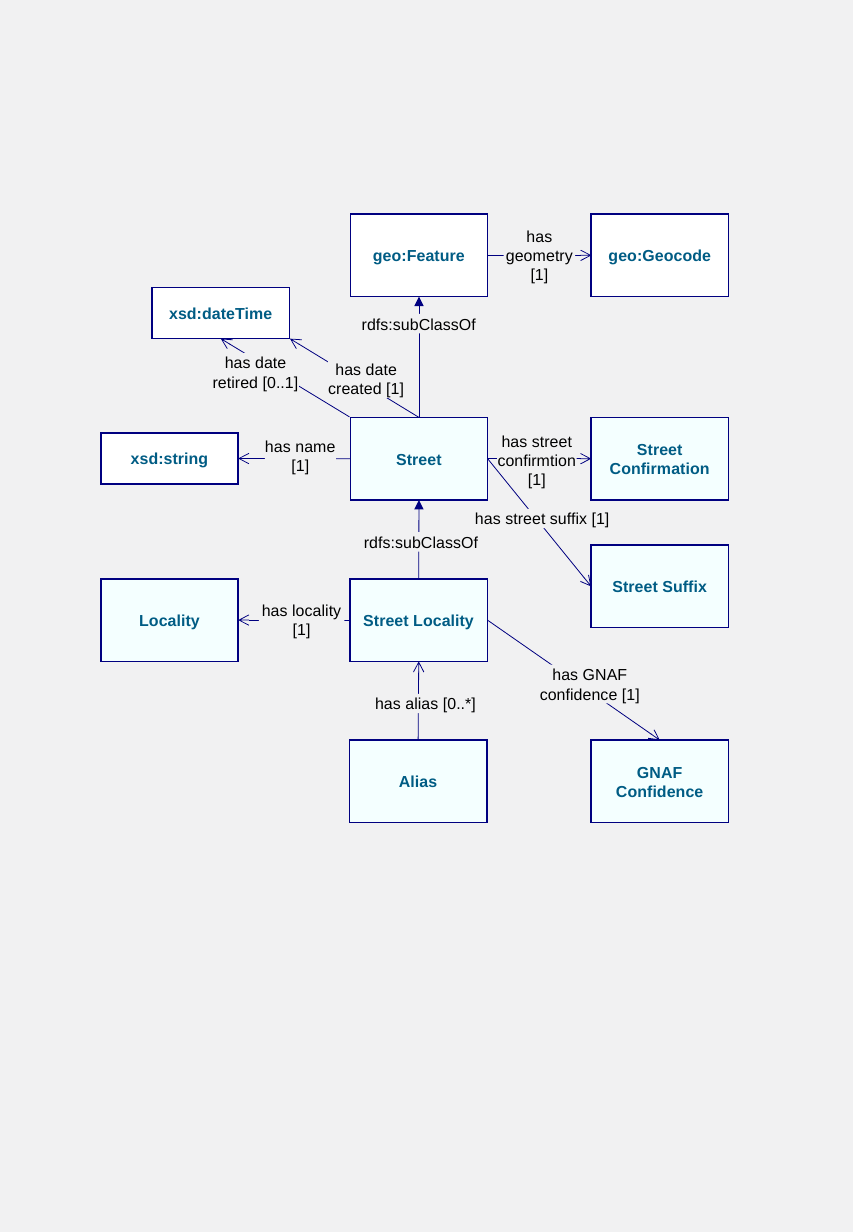
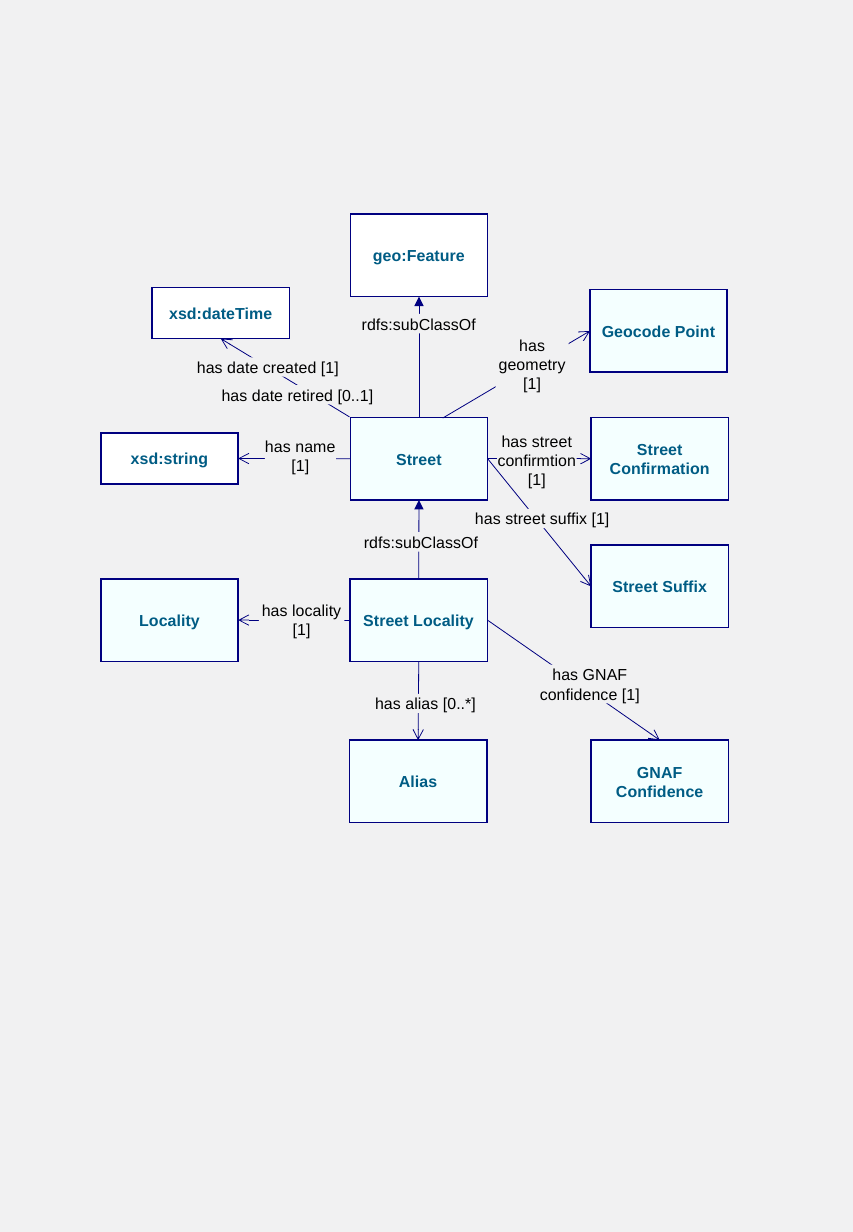
Before and after one commit to AGLDWG/gnaf-ont, a slide deck: slide 3 of docs/diagrams.pptx (slide 2 before the commit). Drawn at 853x1232 pixels with LibreOffice and Linux fonts; fonts in the diff are those of the drawing. Boxes give left, top, right and bottom in pixels: in the first picture for what was removed or moved away, otherwise in the second. Text is boxed around its words. In the diff, an @@ line names an element or a change of style, - is before the commit and + after.

```diff
--- a/docs/diagrams.pptx
+++ b/docs/diagrams.pptx
@@ arrow removed from (488, 256) to (591, 256) @@
@@ rectangle "Geocode Point" moved from (x1=591, y1=214, x2=729, y2=297) to (x1=590, y1=290, x2=728, y2=373) @@
@@ rectangle "Geocode Point" at (x1=590, y1=290, x2=728, y2=373): fill #FFFFFF to #F4FFFF @@
@@ text in rectangle at (x1=602, y1=325, x2=715, y2=337): text changed @@
-geo:Geocode
+Geocode Point
@@ rectangle "has date created [1]" resized from (x1=328, y1=363, x2=404, y2=398) to (x1=197, y1=357, x2=340, y2=376) @@
@@ arrow moved from (419, 417) - (290, 339) to (442, 419) - (590, 331) @@
@@ text "has geometry [1]" moved from (x1=506, y1=230, x2=573, y2=284) to (x1=499, y1=339, x2=566, y2=393) @@
@@ text "has date retired [0..1]" rewrapped from (x1=213, y1=353, x2=299, y2=391) to (x1=222, y1=389, x2=374, y2=405) @@
@@ arrow moved from (419, 740) - (419, 662) to (419, 662) - (419, 740) @@
```
Also in this commit, not shown: 4 other slides changed, 9 other files.
